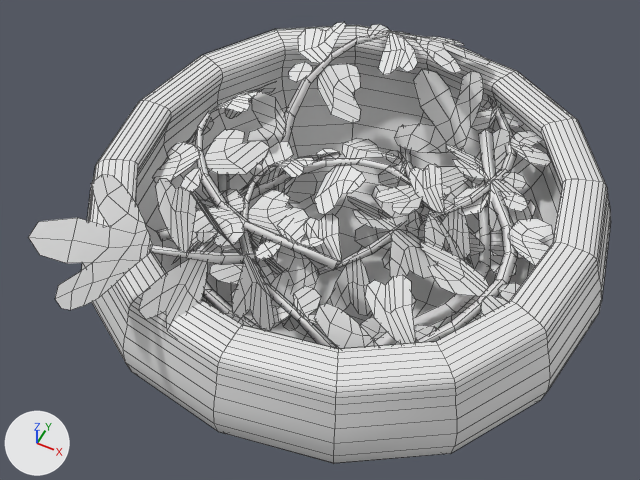
Renders of the FBX model Assets/Models/Meshes/Barstuff/bins/bins_ing/bin_I.fbx from each side of a commit.
The view is the same before and after, from a camera (50 mm lens) standing at (-0.734, 0.73, 0.66) and looking at (-0.94, 1.141, 0.146). Every picture has the same lights, and +X, +Y and +Z are marked at lower left. Mesh edges are drawn as thin lines. Where no turn or scale is listed for an object, it has been applied to the vertices.

Objects in the first picture: 'Bin_I', 'Ing_I_clust'.
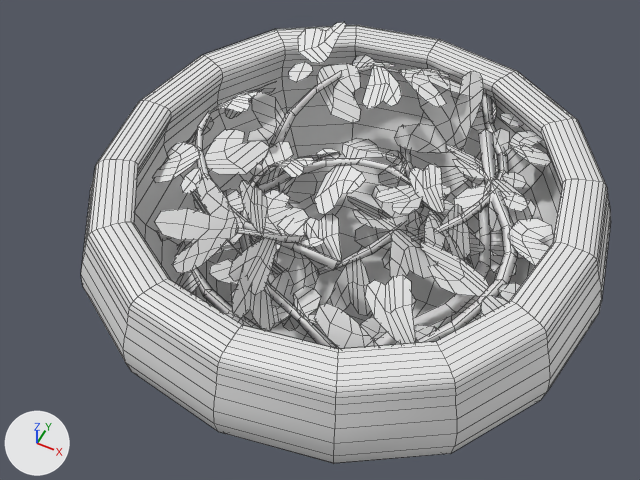
The newer file is also turned or shifted as a whole; pictures and numbers use the older file's frame.

Location of each change, [x1, y1, x2, y2] in pixels of the pictures (640 x 480 px; the box of a moved part takes in the faces that stretch with it):
```json
{"object": "Ing_I_clust", "change": "reshaped", "before": [28, 22, 553, 349], "after": [152, 22, 553, 349], "on screen": "24% narrower"}
{"part": 1, "of": "me_cube_053", "change": "moved or reshaped", "before": [421, 100, 516, 222], "after": [411, 93, 508, 242]}
{"part": 2, "of": "me_cube_053", "change": "moved or reshaped", "before": [260, 32, 415, 244], "after": [256, 65, 400, 242]}
{"part": 3, "of": "me_cube_053", "change": "moved or reshaped", "before": [368, 24, 410, 35], "after": [353, 55, 395, 67]}
{"part": 4, "of": "me_cube_053", "change": "moved or reshaped", "before": [378, 33, 418, 75], "after": [362, 66, 402, 109]}
{"part": 5, "of": "me_cube_053", "change": "moved or reshaped", "before": [415, 37, 490, 73], "after": [399, 68, 468, 107]}
{"part": 6, "of": "me_cube_053", "change": "moved or reshaped", "before": [150, 174, 256, 265], "after": [237, 187, 307, 243]}
{"part": 7, "of": "me_cube_053", "change": "moved or reshaped", "before": [138, 259, 208, 336], "after": [229, 238, 276, 295]}
{"part": 8, "of": "me_cube_053", "change": "moved or reshaped", "before": [155, 179, 196, 252], "after": [240, 181, 267, 233]}
{"part": 9, "of": "me_cube_053", "change": "moved or reshaped", "before": [28, 174, 152, 310], "after": [155, 178, 238, 273]}
```

Edits to the scene script, one JSON object a line:
```json
{"block": "me_cube_053", "where": "me_cube_053.from_pydata(...)  # 2160 vertices, 1340 faces; spans x -0.127..0.204, y -0.123..0.279, z -0.044..0.136"}
{"block": "me_cube_053", "where": "# used by ob_ing_i_clust; location = (-0.9597, 1.0794, 0.1294)"}
{"block": "me_cube_053", "change": "me_cube_053 part 1: the loose piece of 27 vertices spanning x 0.076..0.134, y 0.097..0.278, z 0.037..0.055 is moved by (0.001, -0.02, -0.002)"}
{"block": "me_cube_053", "change": "me_cube_053 part 2: the loose piece of 27 vertices spanning x -0.058..0.024, y 0.054..0.232, z -0.016..0.103 is moved by (-0.002, -0.026, -0.016)"}
{"block": "me_cube_053", "change": "me_cube_053 part 3: the loose piece of 21 vertices spanning x -0.026..0.012, y 0.212..0.26, z 0.079..0.1 is moved by (-0.002, -0.026, -0.016)"}
{"block": "me_cube_053", "change": "me_cube_053 part 4: the loose piece of 21 vertices spanning x 0.004..0.039, y 0.178..0.223, z 0.095..0.104 is moved by (-0.002, -0.026, -0.016)"}
{"block": "me_cube_053", "change": "me_cube_053 part 5: the loose piece of 45 vertices spanning x 0.022..0.082, y 0.203..0.279, z 0.071..0.099 is moved by (-0.002, -0.026, -0.016)"}
{"block": "me_cube_053", "change": "me_cube_053 part 6: the loose piece of 27 vertices spanning x -0.111..-0.002, y -0.067..0.125, z -0.022..0.107 is scaled about its middle by 0.762, then moved by (0.034, 0.033, -0.008)"}
{"block": "me_cube_053", "change": "me_cube_053 part 7: the loose piece of 21 vertices spanning x -0.033..-0.003, y -0.094..-0.04, z 0.058..0.092 is scaled about its middle by 0.762, then moved by (0.025, 0.056, -0.016)"}
{"block": "me_cube_053", "change": "me_cube_053 part 8: the loose piece of 21 vertices spanning x -0.056..-0.02, y -0.053..-0.007, z 0.098..0.123 is scaled about its middle by 0.762, then moved by (0.03, 0.048, -0.024)"}
{"block": "me_cube_053", "change": "me_cube_053 part 9: the loose piece of 45 vertices spanning x -0.096..-0.037, y -0.123..-0.042, z 0.094..0.136 is scaled about its middle by 0.762, then moved by (0.036, 0.06, -0.025)"}
```
